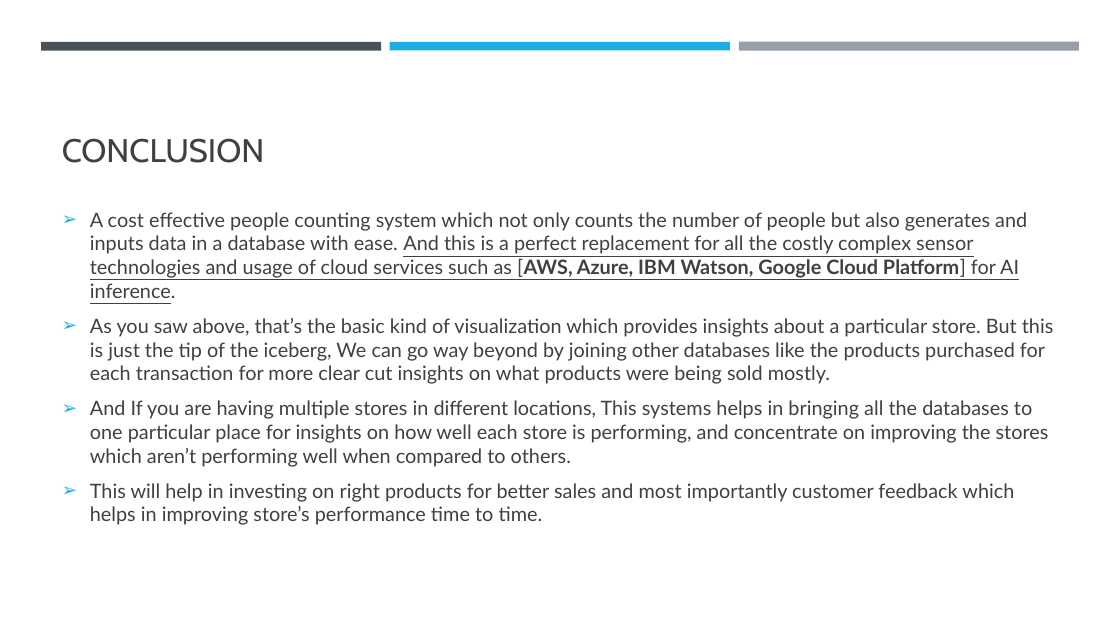
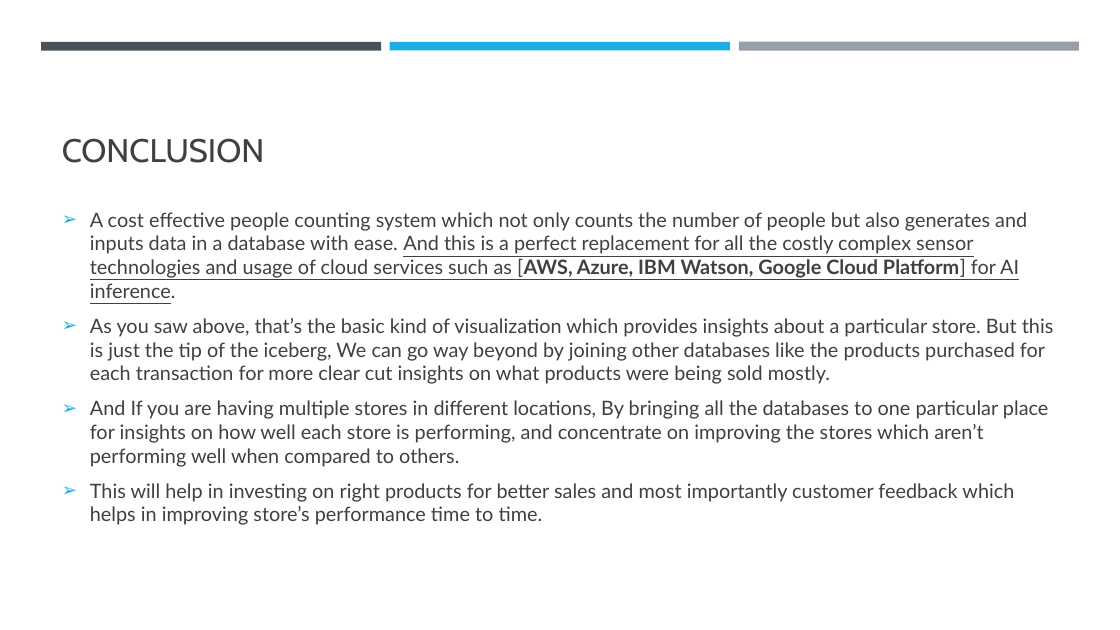
Before and after one commit to KVishnuVardhanR/Smart-Video-Solutions-for-fashion-store-optimization, a slide deck: slide 14 of resources/smart Video Solutions using Edge AI for fashion.pptx. Drawn at 1120x630 pixels with LibreOffice and Linux fonts; fonts in the diff are those of the drawing. Boxes give left, top, right and bottom in pixels: in the first picture for what was removed or moved away, otherwise in the second. Text is boxed around its words. In the diff, an @@ line names an element or a change of style, - is before the commit and + after.

Commit message:
docs: changes in documentation

```diff
--- a/resources/smart Video Solutions using Edge AI for fashion.pptx
+++ b/resources/smart Video Solutions using Edge AI for fashion.pptx
@@ text at (90,400,1048,467): text changed @@
-➢ And If you are having multiple stores in different locations, This systems helps in bringing all the databases to one particular place for insights on how well each store is performing, and concentrate on improving the stores which aren’t performing well when compared to others.
+➢ And If you are having multiple stores in different locations, By bringing all the databases to one particular place for insights on how well each store is performing, and concentrate on improving the stores which aren’t performing well when compared to others.
```
